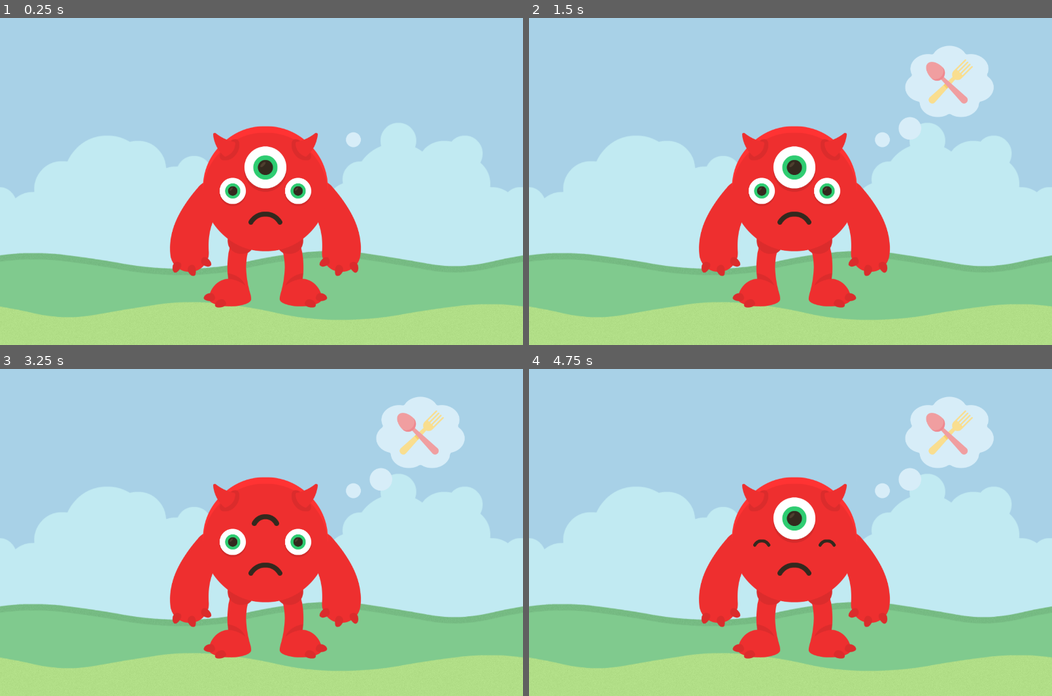
Above: before the commit, frames 1-4 (two rows, left to right).
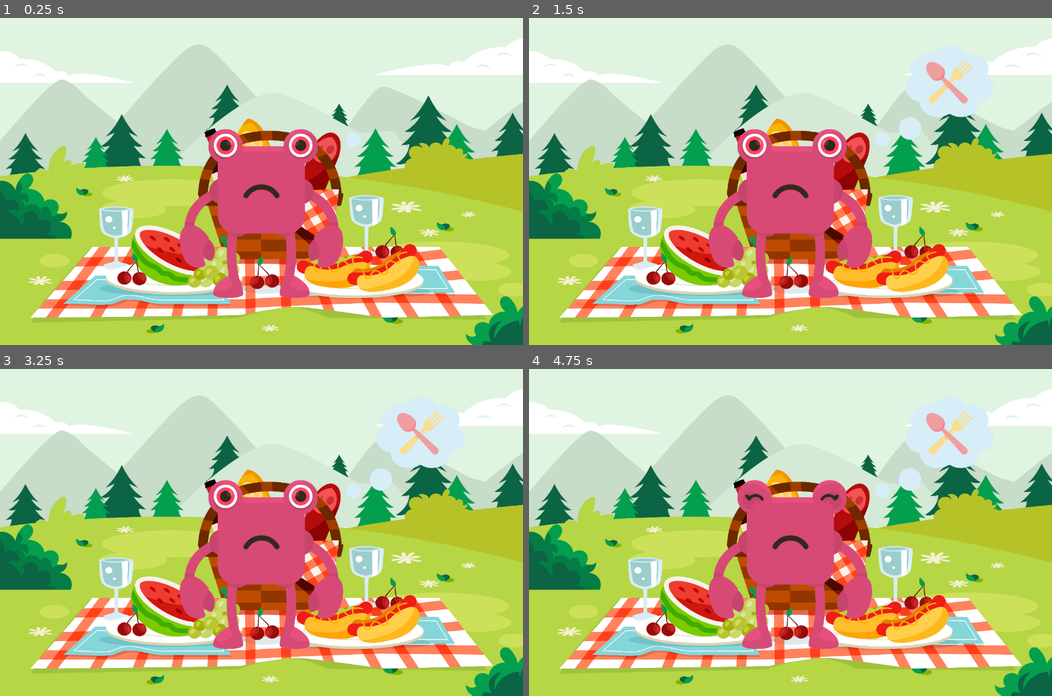
Above: after the commit, the same moments.

Repository: SZelaya1/Nomnom
Game: Godot game, scene res://Scenes/asking_for_food.tscn
Two runs of this game, one before a commit and one after it. Both use one fixed random seed, a clock stepped at 60 frames per second and the inputs below. This scene is started directly instead of the project's main scene.
Inputs (mouse positions are in pixels of both pictures, inside the frame that each line leads up to):
- Up to frame 1 (0.25 s): no input
- Up to frame 2 (1.5 s): move the mouse to (905, 165) at 0.52 s; click (905, 165) at 0.67 s; move the mouse to (685, 197) at 1.27 s; click (685, 197) at 1.42 s
- Up to frame 3 (3.25 s): move the mouse to (313, 460) at 2.02 s; click (313, 460) at 2.17 s; tap Enter at 2.75 s; move the mouse to (235, 597) at 2.77 s; click (235, 597) at 2.92 s
- Up to frame 4 (4.75 s): move the mouse to (947, 581) at 3.52 s; click (947, 581) at 3.67 s; tap Space at 4.25 s; move the mouse to (633, 483) at 4.27 s; click (633, 483) at 4.42 s

The runs differ from the first frame. In frame 1, 99% of the frame differs, in the area x 0-100%, y 0-100%; in frame 2, 96%; in frame 3, 96%; in frame 4, 96%.

Commit message:
Making new monsters

Diff:
--- a/Scenes/asking_for_food.tscn
+++ b/Scenes/asking_for_food.tscn
@@ -1,10 +1,12 @@
-[gd_scene load_steps=13 format=3 uid="uid://2n61ul12sveq"]
+[gd_scene load_steps=15 format=3 uid="uid://2n61ul12sveq"]
 
-[ext_resource type="Script" path="res://Scripts/asking_for_food.gd" id="1_5nnaq"]
-[ext_resource type="Texture2D" uid="uid://rrfqhqq7547i" path="res://Assets/Backgrounds/PicnicBackground.png" id="1_6svtm"]
+[ext_resource type="Script" uid="uid://ocrl123aymu8" path="res://Scripts/asking_for_food.gd" id="1_5nnaq"]
+[ext_resource type="Texture2D" uid="uid://bpqakxnrxy0cg" path="res://Assets/Backgrounds/PicnicBackground.jpg" id="2_5nnaq"]
 [ext_resource type="PackedScene" uid="uid://qr8xfsu74nyv" path="res://Scenes/monster_body_1.tscn" id="2_vatly"]
 [ext_resource type="Texture2D" uid="uid://lqw202figqcf" path="res://Assets/Various/DreamingBubble.png" id="3_5d2v2"]
+[ext_resource type="PackedScene" uid="uid://cjo1v785du4ks" path="res://Scenes/monster_body_2.tscn" id="4_0kodg"]
 [ext_resource type="Texture2D" uid="uid://b0fc3343vvs10" path="res://Assets/Various/DialogBubble.png" id="5_0kodg"]
+[ext_resource type="PackedScene" uid="uid://naorlu3u0oyp" path="res://Scenes/monster_body_3.tscn" id="5_j4020"]
 [ext_resource type="Texture2D" uid="uid://c4ehxdjv2ovsi" path="res://Image/Sandwich_1.png" id="6_j4020"]
 [ext_resource type="AudioStream" uid="uid://c5evxydy7fg5k" path="res://Assets/Audios/SpeakingMonster.mp3" id="7_5nnaq"]
 
@@ -49,12 +51,19 @@
 
 [node name="TextureRect" type="TextureRect" parent="."]
 z_index = -10
-offset_right = 40.0
-offset_bottom = 40.0
-texture = ExtResource("1_6svtm")
+offset_right = 1280.0
+offset_bottom = 800.0
+texture = ExtResource("2_5nnaq")
+expand_mode = 1
 
 [node name="MonsterBody1" parent="." instance=ExtResource("2_vatly")]
+visible = false
 position = Vector2(8, 56)
+
+[node name="MonsterBody2" parent="." instance=ExtResource("4_0kodg")]
+visible = false
+
+[node name="MonsterBody3" parent="." instance=ExtResource("5_j4020")]
 
 [node name="DialogBubble" type="Sprite2D" parent="."]
 visible = false
--- a/Scenes/monster_body_1.tscn
+++ b/Scenes/monster_body_1.tscn
@@ -4,7 +4,7 @@
 [ext_resource type="Texture2D" uid="uid://dyaeaxcrcjpjf" path="res://Assets/Monsters/Arms/arm_whiteE.png" id="2_fbgo7"]
 [ext_resource type="Texture2D" uid="uid://xw07wl2khasm" path="res://Assets/Monsters/Legs/leg_whiteC.png" id="3_elwuv"]
 [ext_resource type="Texture2D" uid="uid://bl8hmvydtm4mo" path="res://Assets/Monsters/Horns/detail_white_horn_large.png" id="4_5c6f8"]
-[ext_resource type="Texture2D" uid="uid://xtmcnnp5ja87" path="res://Assets/Monsters/Eyes/eye_cute_dark.png" id="5_pkx6l"]
+[ext_resource type="Texture2D" uid="uid://bc8oj2jvfl4cr" path="res://Assets/Monsters/Eyes/eye_cute_light.png" id="5_lcma1"]
 [ext_resource type="Texture2D" uid="uid://curs0wi2l8a65" path="res://Assets/Monsters/Eyes/eye_closed_happy.png" id="6_rtlh7"]
 [ext_resource type="Texture2D" uid="uid://diii1oh08ws4i" path="res://Assets/Monsters/Eyes/eye_human_green.png" id="7_d7w13"]
 [ext_resource type="Texture2D" uid="uid://4o4w3opfrnrr" path="res://Assets/Monsters/Mouth/mouth_closed_happy.png" id="8_si4cb"]
@@ -17,7 +17,7 @@
 animations = [{
 "frames": [{
 "duration": 1.0,
-"texture": ExtResource("5_pkx6l")
+"texture": ExtResource("5_lcma1")
 }],
 "loop": false,
 "name": &"begging",
@@ -94,8 +94,8 @@
 
 [node name="MonsterBody" type="Sprite2D" parent="."]
 modulate = Color(0.635294, 0.396078, 1, 1)
-position = Vector2(641.6, 361.6)
-scale = Vector2(0.8, 0.8)
+position = Vector2(639.8, 420.8)
+scale = Vector2(0.65, 0.65)
 texture = ExtResource("1_lcma1")
 
 [node name="MonsterLeftArm" type="Sprite2D" parent="MonsterBody"]
@@ -136,27 +136,26 @@
 [node name="Eyes" type="Node2D" parent="."]
 
 [node name="MonsterEye1" type="AnimatedSprite2D" parent="Eyes"]
-position = Vector2(641.6, 313.6)
-scale = Vector2(0.8, 0.8)
+position = Vector2(636.6, 384.05)
+scale = Vector2(0.65, 0.65)
 sprite_frames = SubResource("SpriteFrames_kmdd3")
-animation = &"idle"
-frame_progress = 0.226141
+animation = &"begging"
 
 [node name="MonsterEye2" type="AnimatedSprite2D" parent="Eyes"]
-position = Vector2(721.6, 369.6)
-scale = Vector2(0.5, 0.5)
+position = Vector2(702.2, 435.2)
+scale = Vector2(0.45, 0.45)
 sprite_frames = SubResource("SpriteFrames_kmdd3")
 animation = &"idle"
 
 [node name="MonsterEye3" type="AnimatedSprite2D" parent="Eyes"]
-position = Vector2(561.6, 369.6)
-scale = Vector2(0.5, 0.5)
+position = Vector2(574.2, 435.2)
+scale = Vector2(0.45, 0.45)
 sprite_frames = SubResource("SpriteFrames_kmdd3")
 animation = &"idle"
 
 [node name="MonsterMouth" type="AnimatedSprite2D" parent="."]
-position = Vector2(641.6, 433.6)
-scale = Vector2(0.8, 0.8)
+position = Vector2(639.8, 492.8)
+scale = Vector2(0.65, 0.65)
 sprite_frames = SubResource("SpriteFrames_bcu8g")
 animation = &"sad"
 autoplay = "sad"
--- /dev/null
+++ b/Scenes/monster_body_2.tscn
@@ -0,0 +1,152 @@
+[gd_scene load_steps=15 format=3 uid="uid://cjo1v785du4ks"]
+
+[ext_resource type="Texture2D" uid="uid://dj0ry21nly4eb" path="res://Assets/Monsters/Body/body_whiteF.png" id="1_neg6c"]
+[ext_resource type="Texture2D" uid="uid://c5ypphl0qpwqi" path="res://Assets/Monsters/Arms/arm_whiteC.png" id="2_jwq0b"]
+[ext_resource type="Texture2D" uid="uid://cgnhbrvtvf717" path="res://Assets/Monsters/Legs/leg_whiteD.png" id="3_7pyj0"]
+[ext_resource type="Texture2D" uid="uid://dm2436f3ri8uw" path="res://Assets/Monsters/Horns/detail_white_antenna_large.png" id="4_xajhn"]
+[ext_resource type="Texture2D" uid="uid://bc8oj2jvfl4cr" path="res://Assets/Monsters/Eyes/eye_cute_light.png" id="5_neg6c"]
+[ext_resource type="Texture2D" uid="uid://curs0wi2l8a65" path="res://Assets/Monsters/Eyes/eye_closed_happy.png" id="6_4ybma"]
+[ext_resource type="Texture2D" uid="uid://cccqmn0ubh5ie" path="res://Assets/Monsters/Eyes/eye_human.png" id="7_cpwmv"]
+[ext_resource type="Texture2D" uid="uid://4o4w3opfrnrr" path="res://Assets/Monsters/Mouth/mouth_closed_happy.png" id="8_3k401"]
+[ext_resource type="Texture2D" uid="uid://bonuqggrhmpuk" path="res://Assets/Monsters/Mouth/mouthC.png" id="9_74ag2"]
+[ext_resource type="Texture2D" uid="uid://dlf63i13clon6" path="res://Assets/Monsters/Mouth/mouth_closed_teeth.png" id="10_injyh"]
+[ext_resource type="Texture2D" uid="uid://dxnbouqmdlglm" path="res://Assets/Monsters/Mouth/mouth_closed_sad.png" id="11_p2xss"]
+[ext_resource type="Texture2D" uid="uid://c4uvlsprwrslj" path="res://Assets/Monsters/Mouth/mouthH.png" id="12_bw1nr"]
+
+[sub_resource type="SpriteFrames" id="SpriteFrames_4ybma"]
+animations = [{
+"frames": [{
+"duration": 1.0,
+"texture": ExtResource("5_neg6c")
+}],
+"loop": true,
+"name": &"begging",
+"speed": 5.0
+}, {
+"frames": [{
+"duration": 1.0,
+"texture": ExtResource("6_4ybma")
+}],
+"loop": true,
+"name": &"happy",
+"speed": 5.0
+}, {
+"frames": [{
+"duration": 5.0,
+"texture": ExtResource("7_cpwmv")
+}, {
+"duration": 1.0,
+"texture": ExtResource("6_4ybma")
+}],
+"loop": true,
+"name": &"idle",
+"speed": 5.0
+}]
+
+[sub_resource type="SpriteFrames" id="SpriteFrames_bcu8g"]
+animations = [{
+"frames": [{
+"duration": 1.0,
+"texture": ExtResource("8_3k401")
+}, {
+"duration": 1.0,
+"texture": ExtResource("9_74ag2")
+}, {
+"duration": 1.0,
+"texture": ExtResource("10_injyh")
+}],
+"loop": true,
+"name": &"eating",
+"speed": 5.0
+}, {
+"frames": [{
+"duration": 1.0,
+"texture": ExtResource("11_p2xss")
+}],
+"loop": true,
+"name": &"sad",
+"speed": 5.0
+}, {
+"frames": [{
+"duration": 2.0,
+"texture": ExtResource("9_74ag2")
+}, {
+"duration": 2.0,
+"texture": ExtResource("11_p2xss")
+}, {
+"duration": 2.0,
+"texture": ExtResource("10_injyh")
+}],
+"loop": true,
+"name": &"talking",
+"speed": 5.0
+}, {
+"frames": [{
+"duration": 1.0,
+"texture": ExtResource("12_bw1nr")
+}],
+"loop": true,
+"name": &"wants-to-eat",
+"speed": 5.0
+}]
+
+[node name="MonsterBody2" type="Node2D"]
+
+[node name="MonsterBody" type="Sprite2D" parent="."]
+modulate = Color(0.0714185, 0.603611, 0.533545, 1)
+position = Vector2(639.8, 420.8)
+scale = Vector2(0.65, 0.65)
+texture = ExtResource("1_neg6c")
+
+[node name="MonsterLeftArm" type="Sprite2D" parent="MonsterBody"]
+z_index = -6
+position = Vector2(209.538, 69.5385)
+rotation = -0.244346
+texture = ExtResource("2_jwq0b")
+
+[node name="MonsterRightArm" type="Sprite2D" parent="MonsterBody"]
+z_index = -6
+position = Vector2(-208.923, 54.1539)
+rotation = -2.89725
+scale = Vector2(1, -1)
+texture = ExtResource("2_jwq0b")
+
+[node name="MonsterLeftLeg" type="Sprite2D" parent="MonsterBody"]
+z_index = -6
+position = Vector2(110, 240)
+texture = ExtResource("3_7pyj0")
+
+[node name="MonsterRightLeg" type="Sprite2D" parent="MonsterBody"]
+z_index = -6
+position = Vector2(-110, 240)
+rotation = -3.14159
+scale = Vector2(1, -1)
+texture = ExtResource("3_7pyj0")
+
+[node name="MonsterLeftTop" type="Sprite2D" parent="MonsterBody"]
+position = Vector2(98.7692, -216.615)
+rotation = 0.261799
+texture = ExtResource("4_xajhn")
+
+[node name="MonsterRightTop" type="Sprite2D" parent="MonsterBody"]
+position = Vector2(-102.769, -216.615)
+rotation = -3.40339
+scale = Vector2(1, -1)
+texture = ExtResource("4_xajhn")
+
+[node name="Eyes" type="Node2D" parent="."]
+
+[node name="MonsterEye1" type="AnimatedSprite2D" parent="Eyes"]
+position = Vector2(636.6, 384.05)
+scale = Vector2(0.85, 0.85)
+sprite_frames = SubResource("SpriteFrames_4ybma")
+animation = &"begging"
+
+[node name="MonsterMouth" type="AnimatedSprite2D" parent="."]
+position = Vector2(639.8, 492.8)
+scale = Vector2(0.65, 0.65)
+sprite_frames = SubResource("SpriteFrames_bcu8g")
+animation = &"sad"
+autoplay = "sad"
+frame_progress = 0.889147
+speed_scale = 4.0
--- /dev/null
+++ b/Scenes/monster_body_3.tscn
@@ -0,0 +1,158 @@
+[gd_scene load_steps=15 format=3 uid="uid://naorlu3u0oyp"]
+
+[ext_resource type="Texture2D" uid="uid://duoep8enl4ukh" path="res://Assets/Monsters/Body/body_whiteA.png" id="1_vpdl6"]
+[ext_resource type="Texture2D" uid="uid://cprdyy848bvma" path="res://Assets/Monsters/Arms/arm_whiteA.png" id="2_fvlei"]
+[ext_resource type="Texture2D" uid="uid://bnawi4dsqf1ep" path="res://Assets/Monsters/Legs/leg_whiteA.png" id="3_8j1pu"]
+[ext_resource type="Texture2D" uid="uid://cuwbycirl21n1" path="res://Assets/Monsters/Horns/detail_white_ear_round.png" id="4_mrovl"]
+[ext_resource type="Texture2D" uid="uid://bc8oj2jvfl4cr" path="res://Assets/Monsters/Eyes/eye_cute_light.png" id="5_c2chm"]
+[ext_resource type="Texture2D" uid="uid://cqjq4wiopurb3" path="res://Assets/Monsters/Eyes/eye_closed_feminine.png" id="6_yfadl"]
+[ext_resource type="Texture2D" uid="uid://csr78vkpdmv6" path="res://Assets/Monsters/Eyes/eye_human_red.png" id="7_6qn35"]
+[ext_resource type="Texture2D" uid="uid://4o4w3opfrnrr" path="res://Assets/Monsters/Mouth/mouth_closed_happy.png" id="8_6qn35"]
+[ext_resource type="Texture2D" uid="uid://bonuqggrhmpuk" path="res://Assets/Monsters/Mouth/mouthC.png" id="9_1bb4n"]
+[ext_resource type="Texture2D" uid="uid://dlf63i13clon6" path="res://Assets/Monsters/Mouth/mouth_closed_teeth.png" id="10_22toq"]
+[ext_resource type="Texture2D" uid="uid://dxnbouqmdlglm" path="res://Assets/Monsters/Mouth/mouth_closed_sad.png" id="11_xpbax"]
+[ext_resource type="Texture2D" uid="uid://c4uvlsprwrslj" path="res://Assets/Monsters/Mouth/mouthH.png" id="12_tgdvx"]
+
+[sub_resource type="SpriteFrames" id="SpriteFrames_22toq"]
+animations = [{
+"frames": [{
+"duration": 1.0,
+"texture": ExtResource("5_c2chm")
+}],
+"loop": true,
+"name": &"begging",
+"speed": 5.0
+}, {
+"frames": [{
+"duration": 1.0,
+"texture": ExtResource("6_yfadl")
+}],
+"loop": true,
+"name": &"happy",
+"speed": 5.0
+}, {
+"frames": [{
+"duration": 5.0,
+"texture": ExtResource("7_6qn35")
+}, {
+"duration": 1.0,
+"texture": ExtResource("6_yfadl")
+}],
+"loop": true,
+"name": &"idle",
+"speed": 5.0
+}]
+
+[sub_resource type="SpriteFrames" id="SpriteFrames_bcu8g"]
+animations = [{
+"frames": [{
+"duration": 1.0,
+"texture": ExtResource("8_6qn35")
+}, {
+"duration": 1.0,
+"texture": ExtResource("9_1bb4n")
+}, {
+"duration": 1.0,
+"texture": ExtResource("10_22toq")
+}],
+"loop": true,
+"name": &"eating",
+"speed": 5.0
+}, {
+"frames": [{
+"duration": 1.0,
+"texture": ExtResource("11_xpbax")
+}],
+"loop": true,
+"name": &"sad",
+"speed": 5.0
+}, {
+"frames": [{
+"duration": 2.0,
+"texture": ExtResource("9_1bb4n")
+}, {
+"duration": 2.0,
+"texture": ExtResource("11_xpbax")
+}, {
+"duration": 2.0,
+"texture": ExtResource("10_22toq")
+}],
+"loop": true,
+"name": &"talking",
+"speed": 5.0
+}, {
+"frames": [{
+"duration": 1.0,
+"texture": ExtResource("12_tgdvx")
+}],
+"loop": true,
+"name": &"wants-to-eat",
+"speed": 5.0
+}]
+
+[node name="MonsterBody3" type="Node2D"]
+
+[node name="MonsterBody" type="Sprite2D" parent="."]
+modulate = Color(0.902403, 0.314819, 0.496501, 1)
+position = Vector2(639.8, 420.8)
+scale = Vector2(0.65, 0.65)
+texture = ExtResource("1_vpdl6")
+
+[node name="MonsterLeftArm" type="Sprite2D" parent="MonsterBody"]
+z_index = -6
+position = Vector2(210, 120)
+rotation = -0.244346
+texture = ExtResource("2_fvlei")
+
+[node name="MonsterRightArm" type="Sprite2D" parent="MonsterBody"]
+z_index = -6
+position = Vector2(-210, 120)
+rotation = -2.89725
+scale = Vector2(1, -1)
+texture = ExtResource("2_fvlei")
+
+[node name="MonsterLeftLeg" type="Sprite2D" parent="MonsterBody"]
+z_index = -6
+position = Vector2(110, 240)
+texture = ExtResource("3_8j1pu")
+
+[node name="MonsterRightLeg" type="Sprite2D" parent="MonsterBody"]
+z_index = -6
+position = Vector2(-110, 240)
+rotation = -3.14159
+scale = Vector2(1, -1)
+texture = ExtResource("3_8j1pu")
+
+[node name="MonsterLeftTop" type="Sprite2D" parent="MonsterBody"]
+position = Vector2(148, -164.308)
+scale = Vector2(1.2, 1.2)
+texture = ExtResource("4_mrovl")
+
+[node name="MonsterRightTop" type="Sprite2D" parent="MonsterBody"]
+position = Vector2(-135.077, -164.308)
+rotation = -3.14159
+scale = Vector2(1.2, -1.2)
+texture = ExtResource("4_mrovl")
+
+[node name="Eyes" type="Node2D" parent="."]
+
+[node name="MonsterEye1" type="AnimatedSprite2D" parent="Eyes"]
+position = Vector2(552, 314)
+scale = Vector2(-0.45, 0.45)
+sprite_frames = SubResource("SpriteFrames_22toq")
+animation = &"idle"
+
+[node name="MonsterEye2" type="AnimatedSprite2D" parent="Eyes"]
+position = Vector2(736, 314)
+scale = Vector2(0.45, 0.45)
+sprite_frames = SubResource("SpriteFrames_22toq")
+animation = &"idle"
+
+[node name="MonsterMouth" type="AnimatedSprite2D" parent="."]
+position = Vector2(640, 424)
+scale = Vector2(0.85, 0.85)
+sprite_frames = SubResource("SpriteFrames_bcu8g")
+animation = &"sad"
+autoplay = "sad"
+frame_progress = 0.889147
+speed_scale = 4.0
--- a/Scripts/asking_for_food.gd
+++ b/Scripts/asking_for_food.gd
@@ -1,16 +1,15 @@
 extends Node2D
 
 # Saving some components from the scene to variables
-@onready var monster = $MonsterBody1
+@onready var monster = $MonsterBody3
 @onready var dreaming_bubble = $DreamingBubble
 @onready var dialog_bubble = $DialogBubble
 
 # Saving the monster's mouth
-@onready var monster_mouth = $MonsterBody1/MonsterMouth
+@onready var monster_mouth = $MonsterBody3/MonsterMouth
 
 # Called when the node enters the scene tree for the first time.
 func _ready() -> void:
-	_monster_color()
 	_switch_to_talking()
 
 func _switch_to_talking():
@@ -40,18 +39,6 @@
 		return eyes_node.get_children().filter(func(n): return n is AnimatedSprite2D) # Get all the children from it and only keep the AnimatedSprite2D
 	return []
 
-# To have random colors of a monster
-func _monster_color():
-	var palette = [
-	Color(1.0, 0.2, 0.2),  # red-ish
-	Color(0.2, 1.0, 0.2),  # green-ish
-	Color(0.2, 0.6, 1.0),  # blue-ish
-	Color(1.0, 1.0, 0.4),  # yellow
-	Color(0.8, 0.4, 1.0),  # purple
-]
-	var random_color = palette.pick_random()
-	$MonsterBody1/MonsterBody.modulate = random_color
-
 # Called every frame. 'delta' is the elapsed time since the previous frame.
 func _process(delta: float) -> void:
 	pass
Not shown: 1 places in Scenes/hand-gesture.tscn that only renumber resources
Not shown: 1 places in Scenes/main_menu.tscn that only renumber resources
